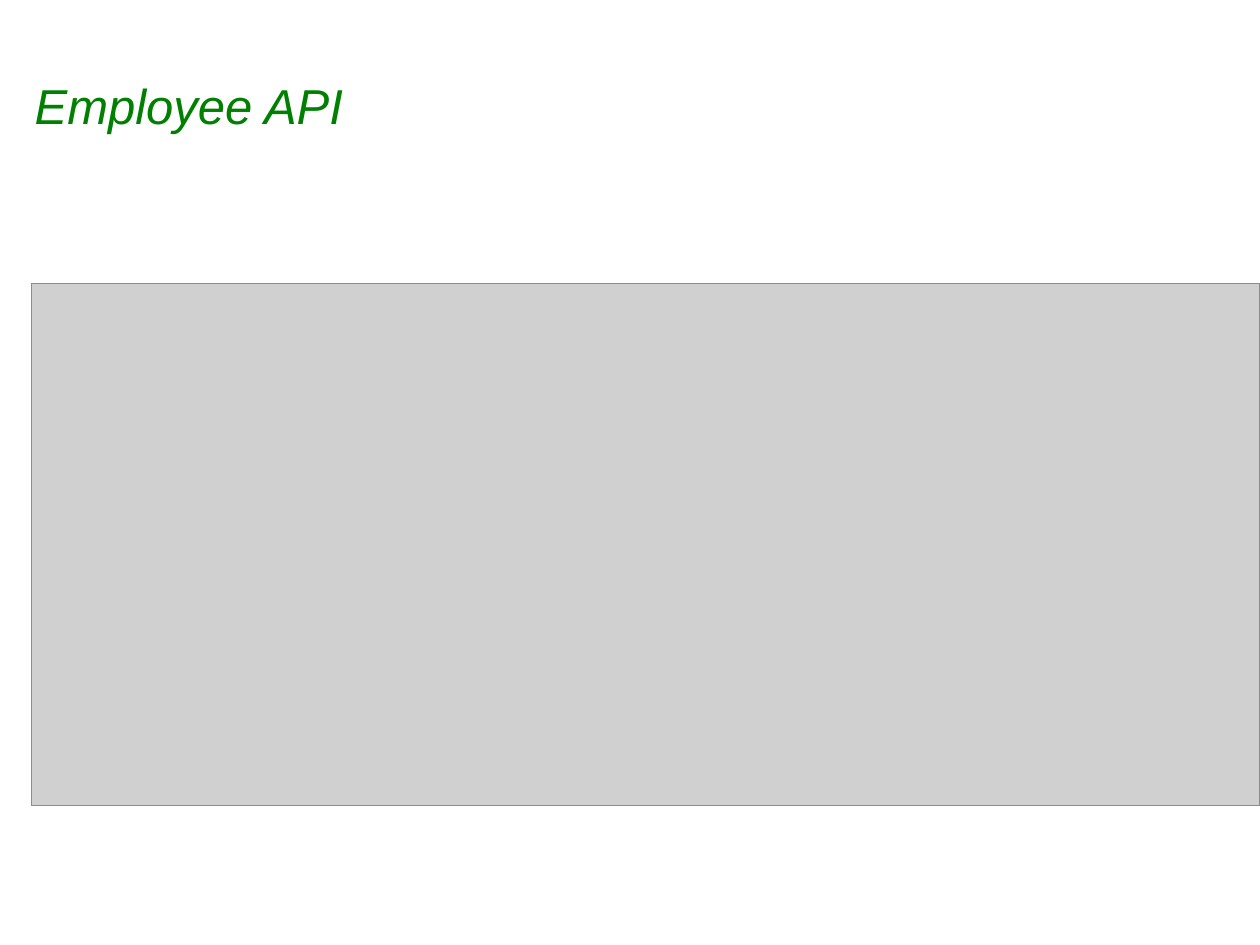
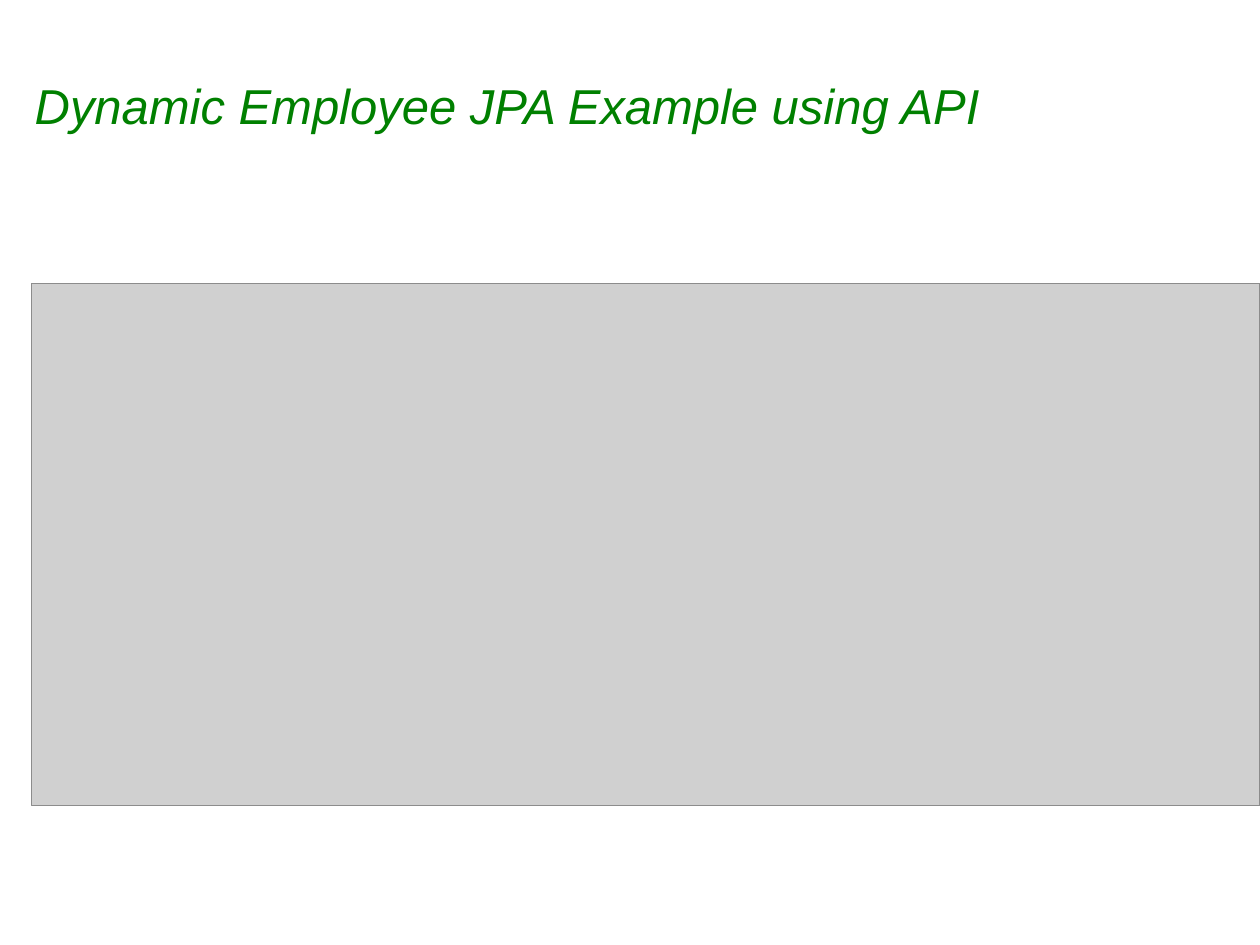
Before and after one commit to sabineheider/incubator, a slide deck: slide 10 of summit-2010/Dynamic Persistence.ppt. Drawn at 1260x945 pixels with LibreOffice and Linux fonts; fonts in the diff are those of the drawing; grey boxes stand for pictures; background and template pictures are left out. Boxes give left, top, right and bottom in pixels: in the first picture for what was removed or moved away, otherwise in the second. Text is boxed around its words. In the diff, an @@ line names an element or a change of style, - is before the commit and + after.

Commit message:
Bug 312854 EclipseLink Summit - Updated dynamic slides and new sessions-api.png in diagrams

```diff
--- a/summit-2010/Dynamic Persistence.ppt
+++ b/summit-2010/Dynamic Persistence.ppt
@@ title at <box>35,88,980,134</box>: text changed @@
-Employee API
+Dynamic Employee JPA Example using API
```
Also in this commit, not shown: 5 other slides changed, 2 slides added, 1 other file.
